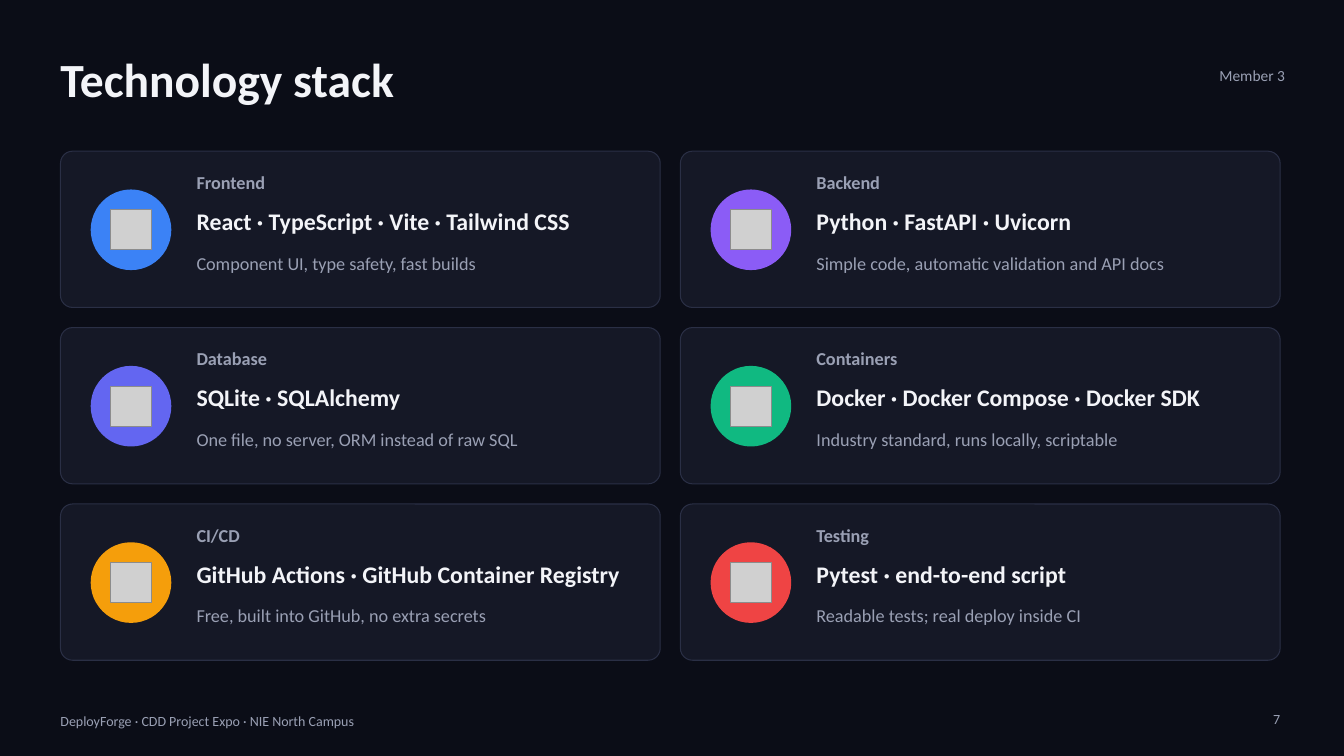
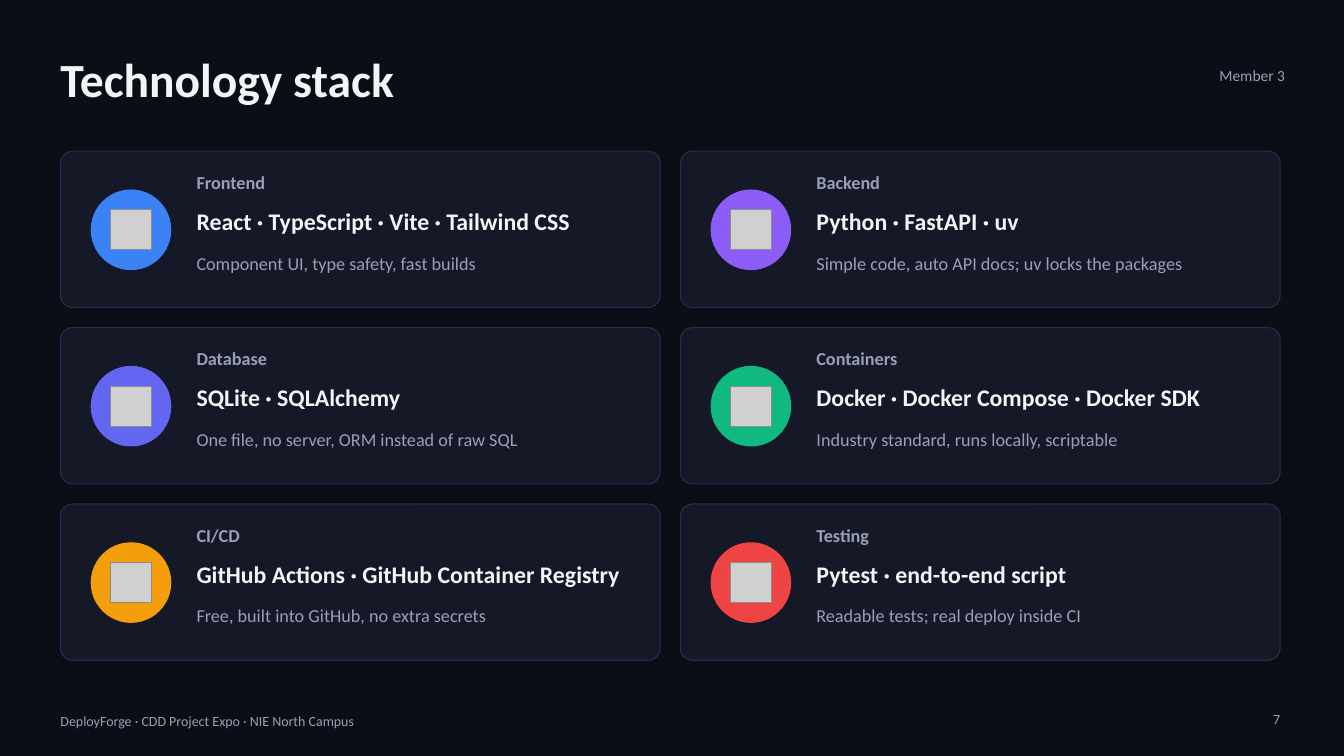
Before and after one commit to Amrutha8Hasini/Deploy_Forge, a slide deck: slide 7 of docs/DeployForge_Presentation.pptx. Drawn at 1344x756 pixels with LibreOffice and Linux fonts; fonts in the diff are those of the drawing; grey boxes stand for pictures. Boxes give left, top, right and bottom in pixels: in the first picture for what was removed or moved away, otherwise in the second. Text is boxed around its words. In the diff, an @@ line names an element or a change of style, - is before the commit and + after.

Commit message:
build(backend): manage Python dependencies with uv;
- replace backend/requirements.txt with pyproject.toml (dev group for
  pytest/httpx) and pin Python 3.12 via .python-version
- install backend image dependencies with uv sync --locked --no-dev
- use astral-sh/setup-uv in CI; run sample-app tests via uv run
- switch verify.sh and docs to uv commands; regenerate report and slides

```diff
--- a/docs/DeployForge_Presentation.pptx
+++ b/docs/DeployForge_Presentation.pptx
@@ text at (816,213,1019,234): text changed @@
-Python · FastAPI · Uvicorn
+Python · FastAPI · uv
@@ text at (816,257,1182,273): text changed @@
-Simple code, automatic validation and API docs
+Simple code, auto API docs; uv locks the packages
```
Also in this commit, not shown: 12 other files.
